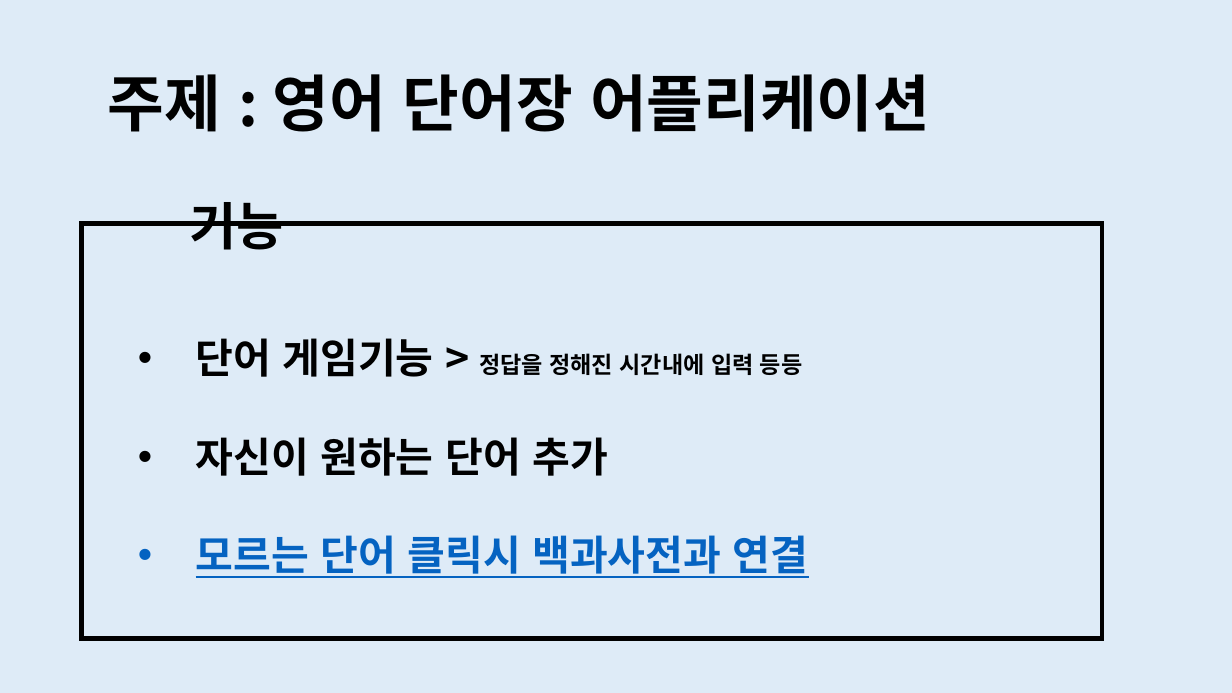
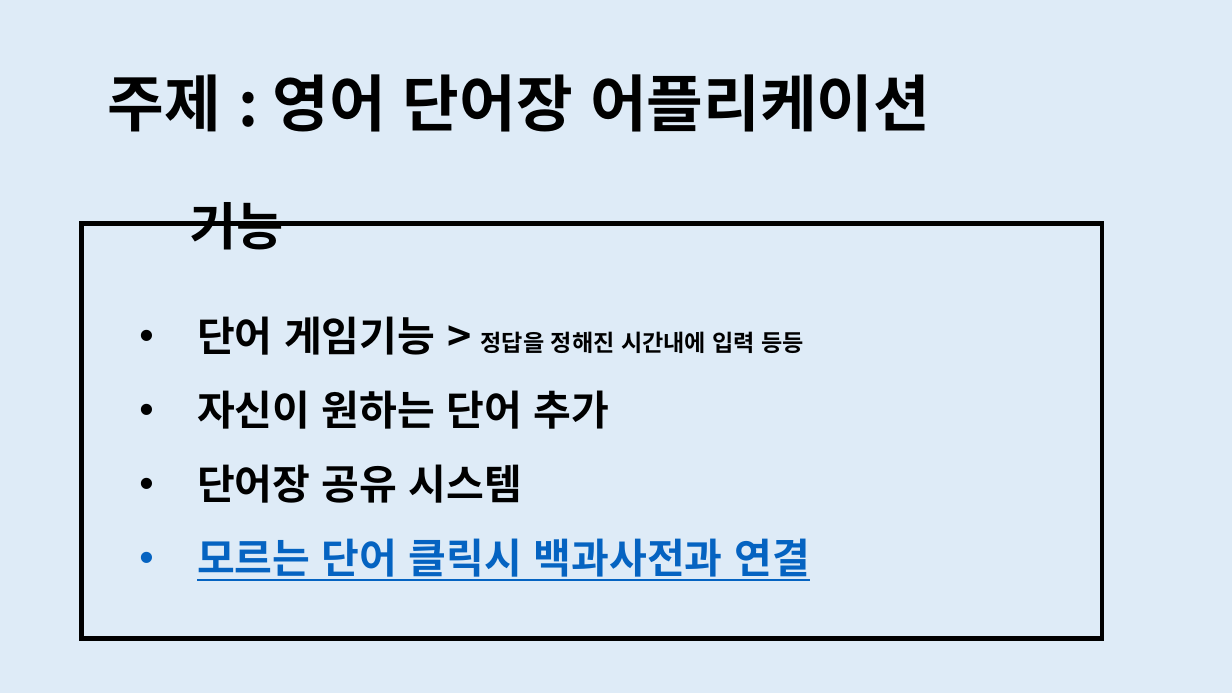
Before and after one commit to imlimchill/Android_project, a slide deck: slide 3 of 어플리케이션 화면구상/어플리케이션 화면구상 발표자료.pptx. Drawn at 1232x693 pixels with LibreOffice and Linux fonts; fonts in the diff are those of the drawing. Boxes give left, top, right and bottom in pixels: in the first picture for what was removed or moved away, otherwise in the second. Text is boxed around its words. In the diff, an @@ line names an element or a change of style, - is before the commit and + after.

```diff
--- a/어플리케이션 화면구상/어플리케이션 화면구상 발표자료.pptx
+++ b/어플리케이션 화면구상/어플리케이션 화면구상 발표자료.pptx
@@ text at [197,316,810,581]: line spacing 2 to 1.5 @@
@@ text at [197,464,522,503]: paragraph added @@
+• 단어장 공유 시스템
```
Also in this commit, not shown: 2 other slides changed.
